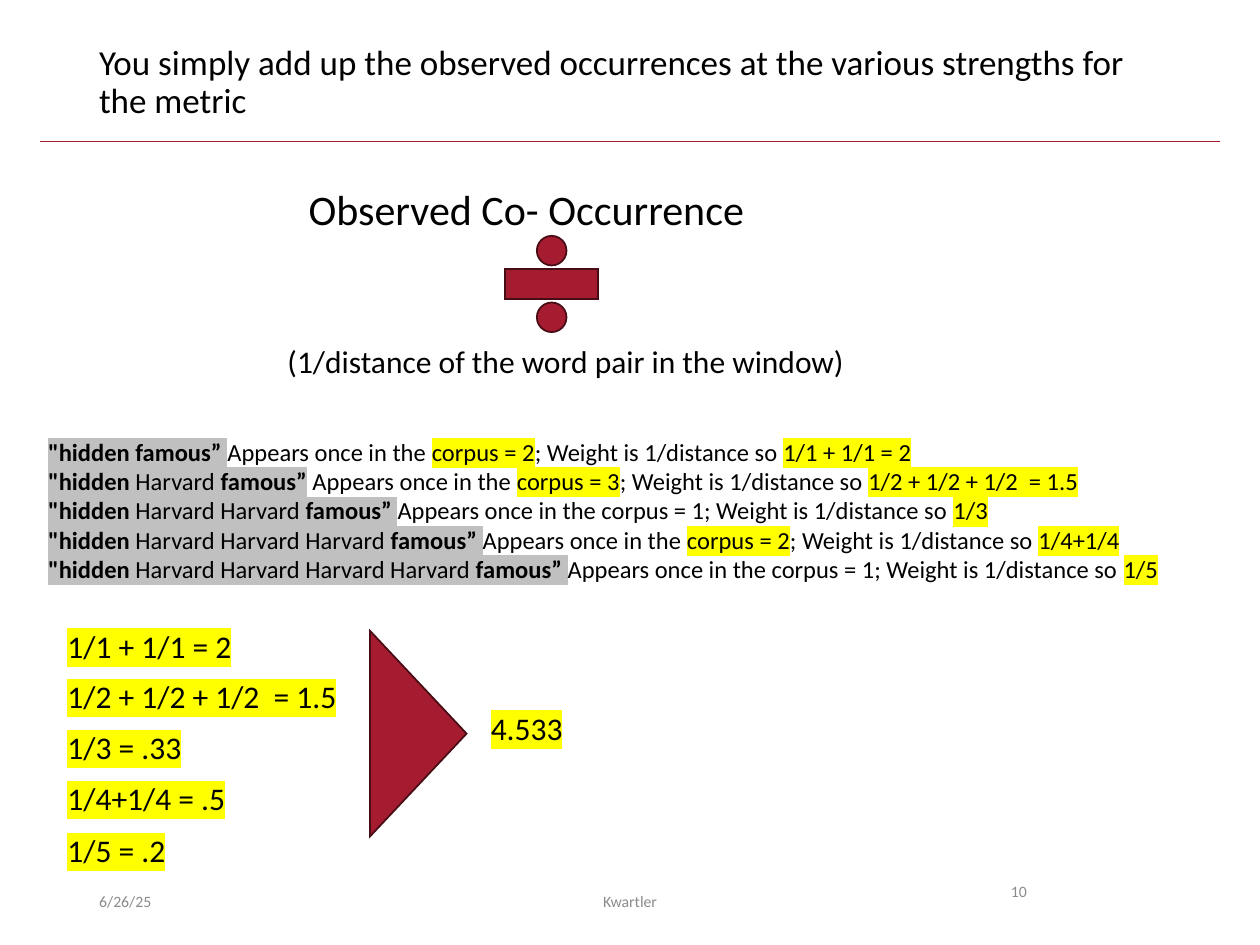
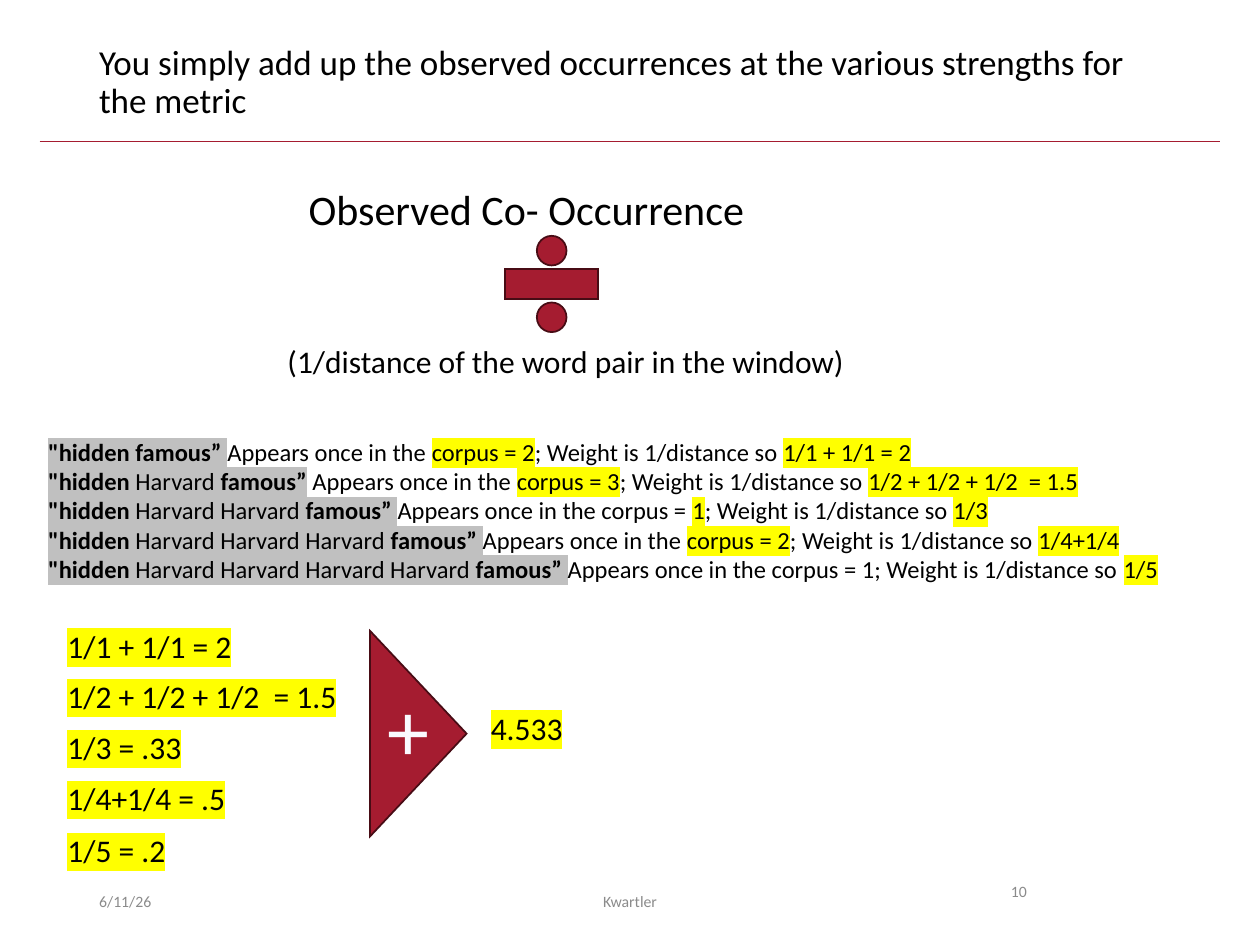
Before and after one commit to kwartler/GSERM_2025, a slide deck: slide 10 of lessons/Day5/A_TextVectors_RAG_compressed.pptx. Drawn at 1260x945 pixels with LibreOffice and Linux fonts; fonts in the diff are those of the drawing. Boxes give left, top, right and bottom in pixels: in the first picture for what was removed or moved away, otherwise in the second. Text is boxed around its words. In the diff, an @@ line names an element or a change of style, - is before the commit and + after.

```diff
--- a/lessons/Day5/A_TextVectors_RAG_compressed.pptx
+++ b/lessons/Day5/A_TextVectors_RAG_compressed.pptx
@@ text at (x1=48, y1=500, x2=987, y2=526): highlight none to #FFFF00 in "1;" @@
@@ text added at (x1=367, y1=672, x2=450, y2=786), 48 pt, text #FAFAFF @@
++
@@ text at (x1=99, y1=896, x2=151, y2=908): text changed @@
-6/26/25
+6/11/26
```
Also in this commit, not shown: 31 other slides changed, 2 slides added, 22 other files.
